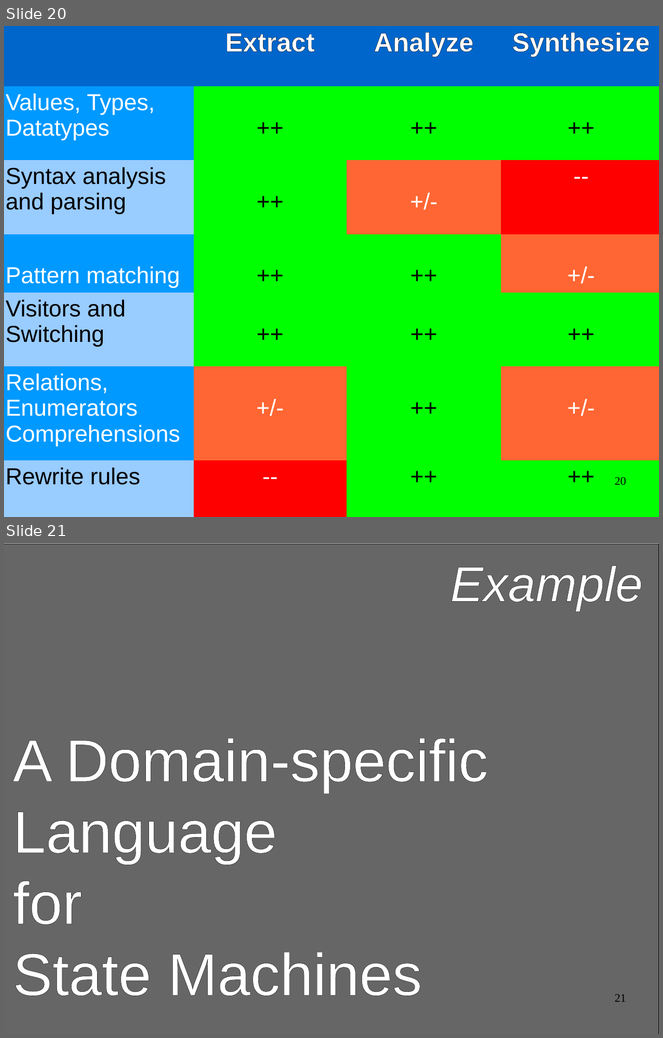
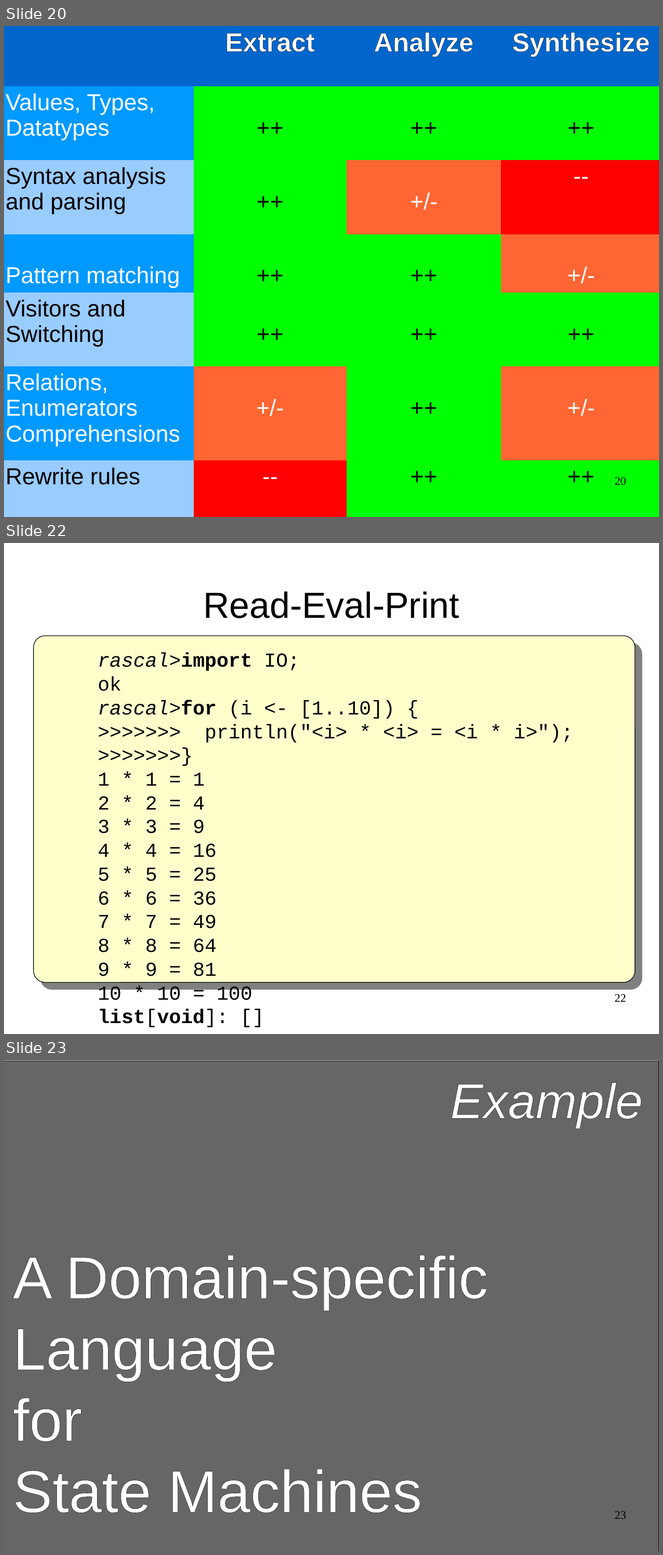
Before and after one commit to cwi-swat/meta-environment, a slide deck: meta-doc/analysis/rascal-slides/rascal-ou.odp. Shown one above the other, each under a label of ours: slides 20 and 21 before the commit, slides 20, 22 and 23 after it; the slides between them are not shown. The pictures are 663x1038 and 663x1555 pixels, drawn with LibreOffice and Linux fonts; fonts in the diff are those of the drawing; background and template pictures are left out. Boxes give left, top, right and bottom in pixels: in the first picture for what was removed or moved away, otherwise in the second. Text is boxed around its words. In the diff, an @@ line names an element or a change of style, - is before the commit and + after.

```diff
--- a/meta-doc/analysis/rascal-slides/rascal-ou.odp
+++ b/meta-doc/analysis/rascal-slides/rascal-ou.odp
@@ slide 22 added at (4, 543, 659, 1034), background #FFFFFF @@
@@ title added at (203, 591, 460, 618), 44 pt, text #000000 @@
+Read-Eval-Print
@@ rounded rectangle added at (34, 636, 635, 983), fill #FFFFCC, outline #000000 0.74 pt @@
@@ text added at (98, 653, 573, 1028), 24 pt, text #000000 @@
+rascal>import IO;
+ok
+rascal>for (i <- [1..10]) {
+>>>>>>> println("<i> * <i> = <i * i>");
+>>>>>>>}
+1 * 1 = 1
+2 * 2 = 4
+3 * 3 = 9
+4 * 4 = 16
+5 * 5 = 25
+6 * 6 = 36
+7 * 7 = 49
+8 * 8 = 64
+9 * 9 = 81
+10 * 10 = 100
+list[void]: []
@@ page number added at (615, 994, 626, 1002), 14 pt, text #000000 @@
+22
@@ what was slide 21 is now slide 23 @@
@@ page number at (615, 1511, 626, 1519): text changed @@
-21
+23
```
Also in this commit, not shown: 8 slides changed, 9 other slides added, 2 other files.
